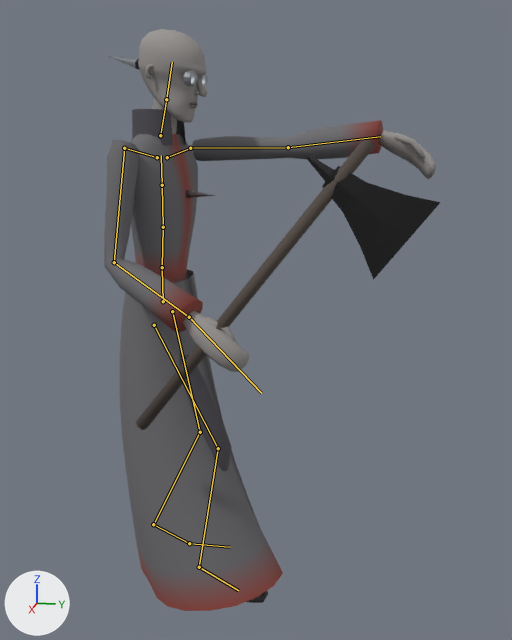
Renders of the glTF model assets/models/characters/inquisitor.glb from each side of a commit.
The view is the same before and after, from a 50 mm lens placed at (2.32, 0.79, 1.58), pointed at (0.06, 0.33, 1.02). Arrows for +X, +Y and +Z are at lower left; the lights stay in place. The picture after the commit comes second. Both versions are drawn at frame 5 of the action 'pull'; the numbers are the values there. The bones that change, and the others that lie on the model, are drawn over the model as lines.

Objects in the first picture: 'Inquisitor'.
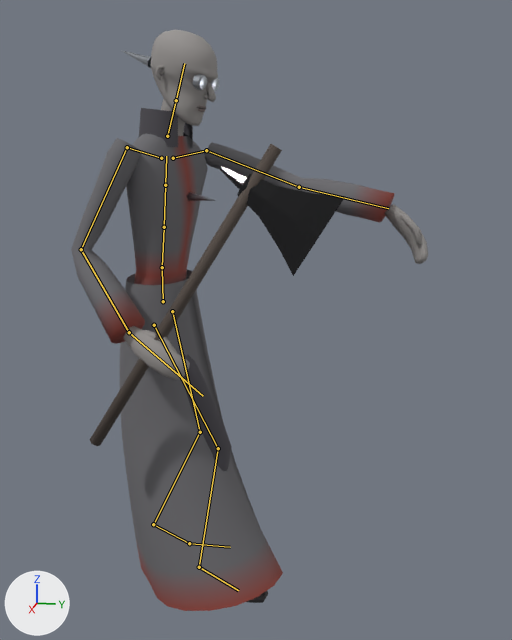
The edits, one by one:
Bone 'Spine' (bone_spine) turns from (1, -4, 0) to (3, -5, 0) degrees about its own x, y and z.
Bone 'Chest' (bone_chest) turns from (2, -5, 0) to (3, -6, 0) degrees about its own x, y and z.
Bone 'UpperChest' (bone_upperchest) turns from (2, -5, 0) to (3, -6, -1) degrees about its own x, y and z.
Bone 'RightUpperArm' (bone_rightupperarm) turns from (6, 0, 26) to (-12, -3, 26) degrees about its own x, y and z.
Bone 'RightHand' (bone_righthand) turns from (-10, 0, 0) to (20, 0, 0) degrees about its own x, y and z.
Bone 'LeftShoulder' (bone_leftshoulder) turns from (0, 0, 0) to (0, -2, -10) degrees about its own x, y and z.
Bone 'LeftUpperArm' (bone_leftupperarm) turns from (97, -9, -42) to (80, -25, -36) degrees about its own x, y and z.
Bone 'LeftLowerArm' (bone_leftlowerarm) turns from (0, 0, 0) to (2, 0, 0) degrees about its own x, y and z.

Location of each change, [x1, y1, x2, y2] in pixels of the pictures (512 x 640 px):
'Inquisitor', posed (6% wider): before [104, 29, 440, 611]; after [71, 29, 428, 611]
bone 'Spine', root to tip: before (162, 267) to (163, 227); after (162, 267) to (164, 227)
bone 'Chest', root to tip: before (163, 227) to (162, 185); after (164, 227) to (165, 185)
bone 'UpperChest', root to tip: before (162, 185) to (161, 155); after (165, 185) to (166, 156)
bone 'RightUpperArm', root to tip: before (124, 148) to (114, 262); after (127, 147) to (81, 249)
bone 'RightHand', root to tip: before (189, 317) to (261, 393); after (129, 332) to (203, 396)
bone 'LeftShoulder', root to tip: before (167, 157) to (190, 148); after (173, 158) to (206, 150)
bone 'LeftUpperArm', root to tip: before (190, 148) to (288, 147); after (206, 150) to (299, 187)
bone 'LeftLowerArm', root to tip: before (288, 147) to (380, 136); after (299, 187) to (388, 208)
